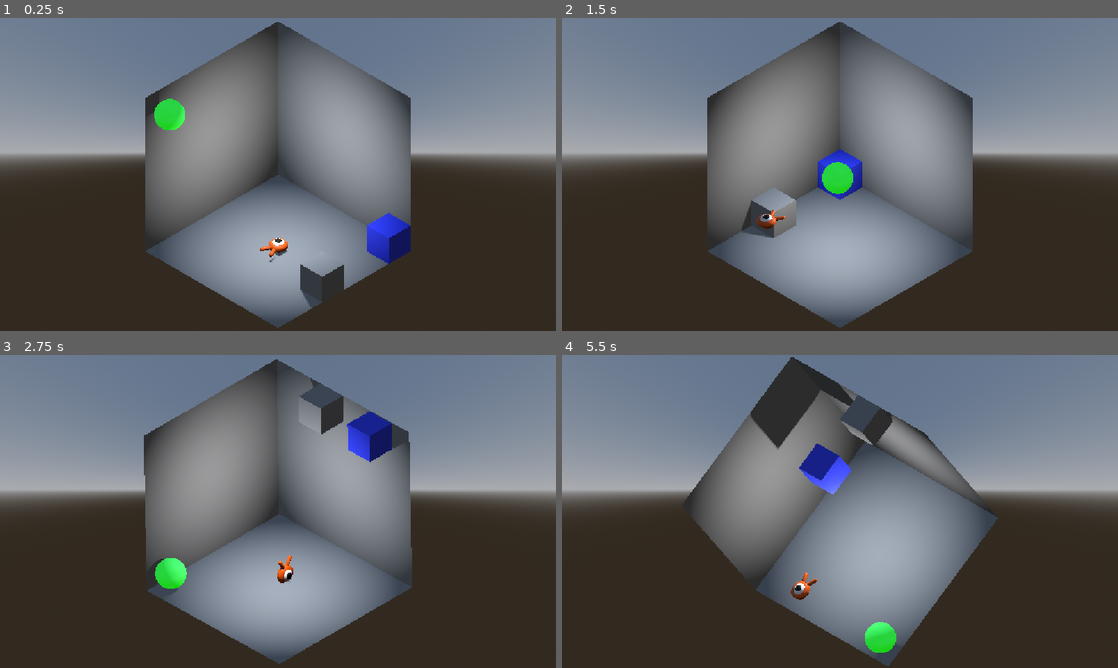
Above: before the commit, frames 1-4 (two rows, left to right).
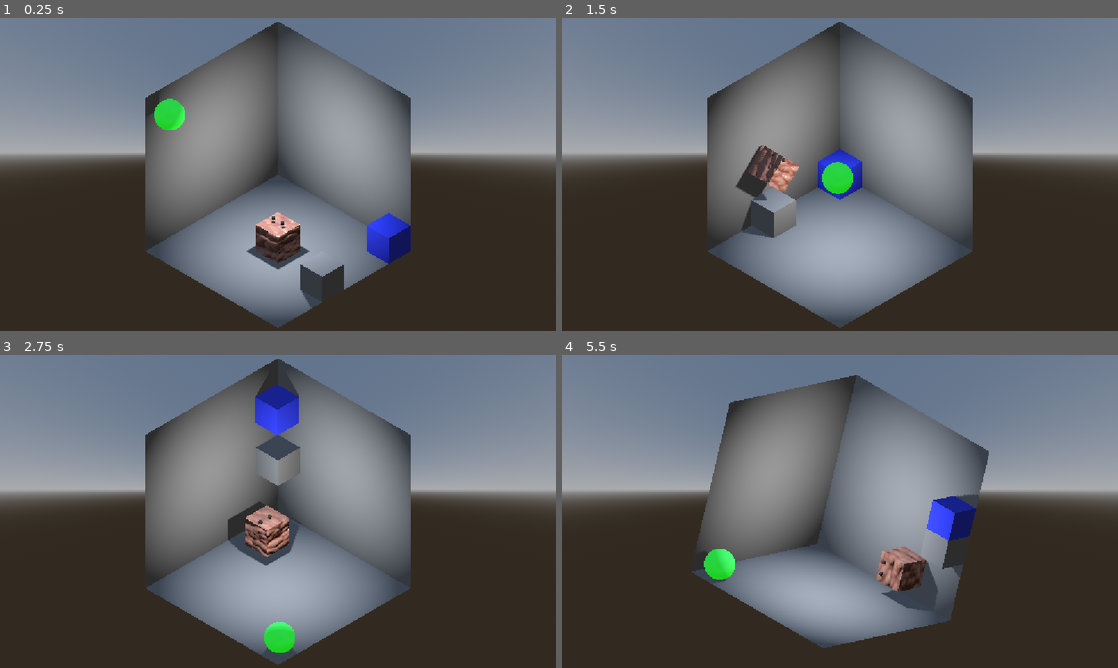
Above: after the commit, the same moments.

Repository: EncodedSpace/cube3d
Game: Godot game, scene res://main.tscn
Two runs of this game, one before a commit and one after it. Both use one fixed random seed, a clock stepped at 60 frames per second and the inputs below.
Inputs:
- Up to frame 1 (0.25 s): no input
- Up to frame 2 (1.5 s): hold Right (move_right) 0.53-1.28 s; tap Space (jump) at 0.6, 0.77, 1.07, 1.35 s; hold S (move_back) from 1.28 s (still down)
- Up to frame 3 (2.75 s): tap Space (jump) at 1.52, 1.82, 2.1 s; release S (move_back) at 2.03 s; hold Right (move_right) from 2.03 s (still down)
- Up to frame 4 (5.5 s): release Right (move_right) at 2.78 s; hold W (move_forward) 2.78-3.53 s; tap Space (jump) at 2.85, 3.02, 3.32, 3.6, 3.77, 4.07, 4.35, 4.52, 4.82, 5.1 s; hold A (move_left) 3.53-5.03 s; hold S (move_back) from 5.03 s (still down)

The runs differ from the first frame. In frame 1, 1.2% of the frame differs, in the area x 44-56%, y 62-81%; in frame 2, 1.3%; in frame 3, 6.5%; in frame 4, 22%, in the area x 22-79%, y 0-100%.

Commit message:
Add rolling cube player

Diff:
--- a/icon.svg
+++ /dev/null
@@ -1 +0,0 @@
-<svg xmlns="http://www.w3.org/2000/svg" width="128" height="128"><rect width="124" height="124" x="2" y="2" fill="#363d52" stroke="#212532" stroke-width="4" rx="14"/><g fill="#fff" transform="translate(12.322 12.322)scale(.101)"><path d="M105 673v33q407 354 814 0v-33z"/><path fill="#478cbf" d="m105 673 152 14q12 1 15 14l4 67 132 10 8-61q2-11 15-15h162q13 4 15 15l8 61 132-10 4-67q3-13 15-14l152-14V427q30-39 56-81-35-59-83-108-43 20-82 47-40-37-88-64 7-51 8-102-59-28-123-42-26 43-46 89-49-7-98 0-20-46-46-89-64 14-123 42 1 51 8 102-48 27-88 64-39-27-82-47-48 49-83 108 26 42 56 81zm0 33v39c0 276 813 276 814 0v-39l-134 12-5 69q-2 10-14 13l-162 11q-12 0-16-11l-10-65H446l-10 65q-4 11-16 11l-162-11q-12-3-14-13l-5-69z"/><path d="M483 600c0 34 58 34 58 0v-86c0-34-58-34-58 0z"/><circle cx="725" cy="526" r="90"/><circle cx="299" cy="526" r="90"/></g><g fill="#414042" transform="translate(12.322 12.322)scale(.101)"><circle cx="307" cy="532" r="60"/><circle cx="717" cy="532" r="60"/></g></svg>
--- a/main.tscn
+++ b/main.tscn
@@ -145,3 +145,4 @@
 size = 10.0
 
 [node name="Player" parent="." unique_id=1151131115 instance=ExtResource("1_ig7tw")]
+transform = Transform3D(1, 0, 0, 0, 1, 0, 0, 0, 1, 0, 0.5, 0)
--- a/player.gd
+++ b/player.gd
@@ -1,67 +1,364 @@
 extends CharacterBody3D
 
-@export var speed = 14
-@export var fall_acceleration = 75
-@export var jump_impulse = 20
-## How strongly the player must push into a wall before a face flip starts.
-@export var flip_push_threshold = 0.35
-
-var target_velocity = Vector3.ZERO
-
-@onready var cube_world: Node3D = get_parent().get_node_or_null("Node3D")
-
-
-func _physics_process(delta):
-	var direction = Vector3.ZERO
-
+
+# 每次翻滚90度所需时间。
+# 数值越大，滚动越慢。
+@export var roll_duration := 0.20
+
+# 重力和跳跃力度。
+@export var fall_acceleration := 75
+@export var jump_impulse := 15
+
+# 角色向下检测地面的距离。
+@export var floor_probe_distance := 0.08
+
+# 玩家推向墙面达到这个强度时，允许触发世界翻转。
+@export var flip_push_threshold := 0.35
+
+
+# 根据实际节点名称调整这里。
+@onready var visual_body: Node3D = $Pivot/PlayerCube/Body
+@onready var visual_face: Node3D = $Pivot/PlayerCube/Face
+
+@onready var collision_shape: CollisionShape3D = $CollisionShape3D
+
+@onready var cube_world: Node3D = \
+	get_parent().get_node_or_null("Node3D")
+
+
+# 正在执行连续翻滚时为 true。
+var moving_chain := false
+
+# 正在播放起跳前蓄力时为 true。
+var jump_preparing := false
+
+# 记录上一帧是否在地面上，用于检测落地瞬间。
+var was_on_floor := true
+
+
+func _physics_process(delta: float) -> void:
+	# 翻滚由 roll_step() 单独控制。
+	# 此时不要再执行普通 CharacterBody3D 移动。
+	if moving_chain:
+		velocity = Vector3.ZERO
+		return
+
+	# 起跳蓄力期间保持角色静止。
+	if jump_preparing:
+		velocity = Vector3.ZERO
+		return
+
+	var direction := get_input_direction()
+
+	# is_on_floor() 在 move_and_slide() 后最可靠。
+	# 向下测试用于翻滚结束后的补充判断。
+	var grounded := is_on_floor() or has_floor_below()
+
+	if grounded:
+		# 落地后清除向下速度。
+		if velocity.y < 0.0:
+			velocity.y = 0.0
+
+		# 空格键起跳。
+		if Input.is_action_just_pressed("jump"):
+			start_jump()
+			return
+
+		# 地面上有方向输入时开始翻滚。
+		if direction != Vector3.ZERO:
+			start_move_chain(direction)
+			return
+	else:
+		# 空中持续施加重力。
+		velocity.y -= fall_acceleration * delta
+
+	# 不使用普通水平平移。
+	# 水平运动全部由方块翻滚完成。
+	velocity.x = 0.0
+	velocity.z = 0.0
+
+	move_and_slide()
+
+	# 保留队友原来的墙面翻转检测。
+	try_face_flip(direction)
+
+	# 检测从空中落到地面的瞬间。
+	var on_floor_now := is_on_floor()
+
+	if not was_on_floor and on_floor_now:
+		visual_body.land_squash()
+
+	was_on_floor = on_floor_now
+
+
+# 起跳流程：
+# 先播放压缩蓄力，再赋予向上速度。
+func start_jump() -> void:
+	jump_preparing = true
+	velocity = Vector3.ZERO
+
+	await visual_body.jump_takeoff()
+
+	velocity.y = jump_impulse
+	jump_preparing = false
+	was_on_floor = false
+
+
+# 开始一串连续翻滚。
+func start_move_chain(first_direction: Vector3) -> void:
+	moving_chain = true
+	velocity = Vector3.ZERO
+
+	var direction := first_direction
+
+	# 眼睛提前看向移动方向。
+	visual_face.look_direction(direction)
+
+	# 一串滚动只在最开始蓄力一次。
+	await visual_body.start_squash()
+
+	while direction != Vector3.ZERO:
+		var step_distance := get_step_distance(direction)
+
+		# 先测试前方是否存在墙体。
+		# test_only = true，因此这里只检测，不真正移动。
+		var test_collision := move_and_collide(
+			direction * step_distance,
+			true
+		)
+
+		if test_collision:
+			try_flip_from_normal(
+				test_collision.get_normal(),
+				direction
+			)
+			break
+
+		visual_face.look_direction(direction)
+
+		# 执行一次碰撞安全的90度翻滚。
+		var roll_succeeded := await roll_step(
+			direction,
+			step_distance
+		)
+
+		if not roll_succeeded:
+			break
+
+		# 翻滚后如果前方已经没有地面，则结束滚动并开始下落。
+		if not has_floor_below():
+			break
+
+		# 继续读取当前按住的方向。
+		direction = get_input_direction()
+
+	# 只有仍在地面上时才播放落地回弹。
+	if has_floor_below():
+		await visual_body.end_squash()
+
+	moving_chain = false
+
+	# 翻滚函数没有调用 move_and_slide()，
+	# 因此这里手动更新地面记录。
+	was_on_floor = has_floor_below()
+
+
+# 执行一次真正的方块翻滚。
+# CharacterBody3D 的中心沿底边圆弧移动，
+# Body 同时旋转90度。
+func roll_step(
+	direction: Vector3,
+	step_distance: float
+) -> bool:
+	var start_position := global_position
+	var start_body_basis := visual_body.basis
+
+	var cube_height := get_cube_height()
+	var half_height := cube_height * 0.5
+	var half_step := step_distance * 0.5
+
+	# 当前方块将围绕的底边中心。
+	var pivot_position := (
+		start_position
+		+ direction * half_step
+		+ Vector3.DOWN * half_height
+	)
+
+	# 翻滚旋转轴。
+	var axis := Vector3.UP.cross(direction).normalized()
+
+	var elapsed := 0.0
+
+	while elapsed < roll_duration:
+		await get_tree().physics_frame
+
+		elapsed += get_physics_process_delta_time()
+
+		var progress := clampf(
+			elapsed / roll_duration,
+			0.0,
+			1.0
+		)
+
+		var angle := deg_to_rad(90.0) * progress
+
+		# 计算这一帧角色中心应该处于的圆弧位置。
+		var desired_position := (
+			pivot_position
+			+ (start_position - pivot_position).rotated(
+				axis,
+				angle
+			)
+		)
+
+		var frame_motion := desired_position - global_position
+
+		# 每一帧都使用 move_and_collide，
+		# 防止 Tween 直接修改坐标造成穿墙。
+		var collision := move_and_collide(frame_motion)
+
+		if collision:
+			# 中途发生碰撞时恢复到翻滚前状态。
+			global_position = start_position
+			visual_body.basis = start_body_basis
+			return false
+
+		# 身体同步旋转，但眼睛不会跟着翻。
+		visual_body.basis = (
+			Basis(axis, angle) *
+			start_body_basis
+		).orthonormalized()
+
+	# 最终位置严格对齐一个方块边长。
+	var final_position := (
+		start_position
+		+ direction * step_distance
+	)
+
+	var correction := final_position - global_position
+
+	if correction.length() > 0.0001:
+		var final_collision := move_and_collide(correction)
+
+		if final_collision:
+			global_position = start_position
+			visual_body.basis = start_body_basis
+			return false
+
+	# 最终旋转严格对齐90度，消除浮点误差。
+	visual_body.basis = (
+		Basis(axis, deg_to_rad(90.0)) *
+		start_body_basis
+	).orthonormalized()
+
+	return true
+
+
+# 根据碰撞盒实际尺寸计算每一步的移动距离。
+# 不再把步长写死为1。
+func get_step_distance(direction: Vector3) -> float:
+	var box_shape := collision_shape.shape as BoxShape3D
+
+	if box_shape == null:
+		return 1.0
+
+	var shape_scale := collision_shape.global_basis.get_scale()
+	var world_size := box_shape.size * shape_scale.abs()
+
+	if absf(direction.x) > 0.5:
+		return world_size.x
+
+	return world_size.z
+
+
+# 获取碰撞盒实际高度。
+func get_cube_height() -> float:
+	var box_shape := collision_shape.shape as BoxShape3D
+
+	if box_shape == null:
+		return 1.0
+
+	var shape_scale := collision_shape.global_basis.get_scale()
+
+	return box_shape.size.y * absf(shape_scale.y)
+
+
+# 检测角色脚下是否仍然有地面。
+func has_floor_below() -> bool:
+	return test_move(
+		global_transform,
+		Vector3.DOWN * floor_probe_distance
+	)
+
+
+# 方格移动只允许四个方向，不允许斜向翻滚。
+func get_input_direction() -> Vector3:
 	if Input.is_action_pressed("move_right"):
-		direction.x += 1
-	if Input.is_action_pressed("move_left"):
-		direction.x -= 1
-	if Input.is_action_pressed("move_back"):
-		direction.z += 1
-	if Input.is_action_pressed("move_forward"):
-		direction.z -= 1
-
-	if direction != Vector3.ZERO:
-		direction = direction.normalized()
-		$Pivot.basis = Basis.looking_at(direction)
-
-	target_velocity.x = direction.x * speed
-	target_velocity.z = direction.z * speed
-
-	if not is_on_floor():
-		target_velocity.y = target_velocity.y - (fall_acceleration * delta)
-	elif Input.is_action_just_pressed("jump"):
-		target_velocity.y = jump_impulse
-
-	velocity = target_velocity
-	move_and_slide()
-
-	_try_face_flip(direction)
-
-
-func _try_face_flip(input_dir: Vector3) -> void:
-	if cube_world == null or not cube_world.has_method("can_flip"):
-		return
+		return Vector3.RIGHT
+
+	elif Input.is_action_pressed("move_left"):
+		return Vector3.LEFT
+
+	elif Input.is_action_pressed("move_forward"):
+		return Vector3.FORWARD
+
+	elif Input.is_action_pressed("move_back"):
+		return Vector3.BACK
+
+	return Vector3.ZERO
+
+
+# 翻滚前检测到墙体时，尝试触发大立方体世界翻转。
+func try_flip_from_normal(
+	normal: Vector3,
+	input_direction: Vector3
+) -> void:
+	if cube_world == null:
+		return
+
+	if not cube_world.has_method("can_flip"):
+		return
+
 	if not cube_world.can_flip():
 		return
 
+	# 地面不触发世界翻转。
+	if normal.y > 0.55:
+		return
+
+	var into_surface := -normal
+	var push_strength := input_direction.dot(into_surface)
+
+	if push_strength < flip_push_threshold:
+		return
+
+	cube_world.request_flip(normal, self)
+
+
+# 普通物理移动后的墙面检测。
+# 主要用于跳跃过程中撞到墙面等情况。
+func try_face_flip(input_direction: Vector3) -> void:
+	if cube_world == null:
+		return
+
+	if not cube_world.has_method("can_flip"):
+		return
+
+	if not cube_world.can_flip():
+		return
+
 	for i in get_slide_collision_count():
-		var col := get_slide_collision(i)
-		var normal := col.get_normal()
-
-		# Floor contact — ignore. Walls and ceiling can flip.
+		var collision := get_slide_collision(i)
+		var normal := collision.get_normal()
+
+		# 忽略地面。
 		if normal.y > 0.55:
 			continue
 
-		# Must be pressing into the surface.
 		var into_surface := -normal
-		var push := maxf(
-			input_dir.dot(into_surface),
-			velocity.dot(into_surface) / maxf(speed, 0.001)
-		)
-		if push < flip_push_threshold:
+		var push_strength := input_direction.dot(into_surface)
+
+		if push_strength < flip_push_threshold:
 			continue
 
 		if cube_world.request_flip(normal, self):
--- a/player.tscn
+++ b/player.tscn
@@ -1,18 +1,16 @@
 [gd_scene format=3 uid="uid://ceuu150fmggvr"]
 
-[ext_resource type="PackedScene" uid="uid://0cbd464vy26g" path="res://art/player.glb" id="1_4flbx"]
 [ext_resource type="Script" uid="uid://bs6l2gn6h6g1d" path="res://player.gd" id="1_onrkg"]
+[ext_resource type="PackedScene" uid="uid://crrqqemegc4kj" path="res://player_visual/player_cube.tscn" id="2_i3pqv"]
 
-[sub_resource type="SphereShape3D" id="SphereShape3D_a7i5e"]
-radius = 0.8
+[sub_resource type="BoxShape3D" id="BoxShape3D_hqtel"]
 
 [node name="Player" type="CharacterBody3D" unique_id=1151131115]
-transform = Transform3D(0.3, 0, 0, 0, 0.3, 0, 0, 0, 0.3, 0, 0, 0)
 script = ExtResource("1_onrkg")
 
 [node name="Pivot" type="Node3D" parent="." unique_id=1663281541]
 
-[node name="Character" parent="Pivot" unique_id=663027302 instance=ExtResource("1_4flbx")]
+[node name="PlayerCube" parent="Pivot" unique_id=587664388 instance=ExtResource("2_i3pqv")]
 
 [node name="CollisionShape3D" type="CollisionShape3D" parent="." unique_id=866199691]
-shape = SubResource("SphereShape3D_a7i5e")
+shape = SubResource("BoxShape3D_hqtel")
--- /dev/null
+++ b/player_visual/Body.gd
@@ -0,0 +1,143 @@
+extends Node3D
+
+# 所有身体形变共用一个 Tween。
+# 新动作开始时会停止旧动作，避免多个缩放动画互相打架。
+var shape_tween: Tween
+
+
+func _ready() -> void:
+	scale = Vector3.ONE
+
+
+# 停止当前身体形变动画。
+func stop_shape_tween() -> void:
+	if shape_tween:
+		shape_tween.kill()
+
+	shape_tween = null
+
+
+# 连续滚动开始前的轻微蓄力。
+func start_squash() -> void:
+	stop_shape_tween()
+
+	shape_tween = create_tween()
+	shape_tween.set_trans(Tween.TRANS_SINE)
+	shape_tween.set_ease(Tween.EASE_OUT)
+
+	# 快速轻微压缩。
+	shape_tween.tween_property(
+		self,
+		"scale",
+		Vector3(1.04, 0.96, 1.04),
+		0.02
+	)
+
+	# 快速恢复。
+	shape_tween.tween_property(
+		self,
+		"scale",
+		Vector3.ONE,
+		0.02
+	)
+
+	await shape_tween.finished
+
+
+# 一串连续滚动结束后的落地回弹。
+func end_squash() -> void:
+	stop_shape_tween()
+
+	shape_tween = create_tween()
+	shape_tween.set_trans(Tween.TRANS_SINE)
+	shape_tween.set_ease(Tween.EASE_OUT)
+
+	# 落地瞬间压扁。
+	shape_tween.tween_property(
+		self,
+		"scale",
+		Vector3(1.10, 0.90, 1.10),
+		0.08
+	)
+
+	# 较慢地恢复原形。
+	shape_tween.tween_property(
+		self,
+		"scale",
+		Vector3.ONE,
+		0.20
+	)
+
+	await shape_tween.finished
+
+
+# 起跳动画。
+# 先压缩，压缩结束后函数返回，让 Player 真正起跳。
+# 随后的拉伸与恢复会自动继续播放。
+func jump_takeoff() -> void:
+	stop_shape_tween()
+
+	shape_tween = create_tween()
+	shape_tween.set_trans(Tween.TRANS_SINE)
+	shape_tween.set_ease(Tween.EASE_OUT)
+
+	# 起跳前短暂压缩蓄力。
+	shape_tween.tween_property(
+		self,
+		"scale",
+		Vector3(1.1, 0.85, 1.10),
+		0.09
+	)
+
+	await shape_tween.finished
+
+	# 离地时纵向拉长。
+	shape_tween = create_tween()
+	shape_tween.set_trans(Tween.TRANS_SINE)
+	shape_tween.set_ease(Tween.EASE_OUT)
+
+	shape_tween.tween_property(
+		self,
+		"scale",
+		Vector3(0.80,1.50,0.80),
+		0.10
+	)
+
+	# 空中恢复正常形状。
+	shape_tween.tween_property(
+		self,
+		"scale",
+		Vector3.ONE,
+		0.20
+	)
+
+
+# 跳跃落地动画。
+func land_squash() -> void:
+	stop_shape_tween()
+
+	shape_tween = create_tween()
+	shape_tween.set_trans(Tween.TRANS_SINE)
+	shape_tween.set_ease(Tween.EASE_OUT)
+
+	# 落地瞬间明显压扁。
+	shape_tween.tween_property(
+		self,
+		"scale",
+		Vector3(1.12, 0.50, 1.12),
+		0.08
+	)
+	# 轻微反向回弹
+	shape_tween.tween_property(
+		self,
+		"scale",
+		Vector3(0.90, 1.20, 0.90),
+		0.10
+	)
+	# 柔和恢复。
+	shape_tween.tween_property(
+		self,
+		"scale",
+		Vector3.ONE,
+		0.22
+	)
--- /dev/null
+++ b/player_visual/Face.gd
@@ -0,0 +1,97 @@
+extends Node3D
+
+@onready var eyes_visual: Node3D = $EyesVisual
+
+@export var face_offset := 0.3
+@export var base_height := 0.6
+
+@export var move_time := 0.5
+@export var rotate_time := 0.12
+
+var face_tween: Tween
+
+
+func look_direction(direction: Vector3) -> void:
+	var target_position := Vector3(
+		direction.x * face_offset,
+		base_height,
+		direction.z * face_offset
+	)
+
+	var target_rotation := 0.0
+
+	if direction == Vector3.RIGHT:
+		target_rotation = deg_to_rad(90.0)
+	elif direction == Vector3.LEFT:
+		target_rotation = deg_to_rad(-90.0)
+	elif direction == Vector3.FORWARD:
+		target_rotation = deg_to_rad(180.0)
+	elif direction == Vector3.BACK:
+		target_rotation = 0.0
+
+	if face_tween:
+		face_tween.kill()
+
+	var start_position := eyes_visual.position
+	var start_rotation := eyes_visual.rotation.y
+
+	face_tween = create_tween()
+	face_tween.set_parallel(true)
+	face_tween.set_trans(Tween.TRANS_SINE)
+	face_tween.set_ease(Tween.EASE_IN_OUT)
+
+	# 位置平滑过渡
+	face_tween.tween_method(
+		func(value: float):
+			eyes_visual.position = start_position.lerp(
+				target_position,
+				value
+			),
+		0.0,
+		1.0,
+		move_time
+	)
+
+	# 旋转平滑过渡
+	face_tween.tween_method(
+		func(value: float):
+			eyes_visual.rotation.y = lerp_angle(
+				start_rotation,
+				target_rotation,
+				value
+			),
+		0.0,
+		1.0,
+		rotate_time
+	)
+var travel_tween: Tween
+
+
+func move_with_roll(direction: Vector3, duration: float) -> void:
+	if travel_tween:
+		travel_tween.kill()
+
+	var pivot := (Vector3.DOWN + direction) * 0.5
+	var axis := Vector3.UP.cross(direction).normalized()
+
+	travel_tween = create_tween()
+	travel_tween.set_trans(Tween.TRANS_LINEAR)
+
+	travel_tween.tween_method(
+		func(progress: float):
+			# 沿着和方块相同的圆弧移动，但眼睛自身不翻转
+			position = pivot + (-pivot).rotated(
+				axis,
+				deg_to_rad(90.0) * progress
+			),
+		0.0,
+		1.0,
+		duration
+	)
+
+
+func finish_roll() -> void:
+	if travel_tween:
+		travel_tween.kill()
+
+	position = Vector3.ZERO
--- /dev/null
+++ b/player_visual/player_cube.tscn
@@ -0,0 +1,88 @@
+[gd_scene format=3 uid="uid://crrqqemegc4kj"]
+
+[ext_resource type="Texture2D" uid="uid://b7c40itvfyyct" path="res://player_visual/textures/01/TCom_Gore_1K_albedo.png" id="2_88rhx"]
+[ext_resource type="Script" uid="uid://njeaqpse8wdi" path="res://player_visual/Body.gd" id="2_k71v5"]
+[ext_resource type="Texture2D" uid="uid://utp42jogdlh8" path="res://player_visual/textures/01/TCom_Gore_1K_ao.png" id="3_efkua"]
+[ext_resource type="Texture2D" uid="uid://dibummlwmyf4a" path="res://player_visual/textures/01/TCom_Gore_1K_height.png" id="4_dteel"]
+[ext_resource type="Script" uid="uid://2tea8chkjncm" path="res://player_visual/Face.gd" id="4_i3gw7"]
+[ext_resource type="Texture2D" uid="uid://c5ckb5nc5cbsh" path="res://player_visual/textures/01/TCom_Gore_1K_normal.png" id="5_n5w12"]
+[ext_resource type="Texture2D" uid="uid://c566pr5d5yi4p" path="res://player_visual/textures/01/TCom_Gore_1K_roughness.png" id="6_ck6u1"]
+
+[sub_resource type="GDScript" id="GDScript_273r3"]
+script/source = "extends Node3D
+
+#呼吸起伏幅度
+@export var breath_amount := 0.06
+#一次呼吸所需秒数
+@export var breath_cycle := 2.5
+
+var breathing := true
+var phase := 0.0
+var breath_weight := 1.0
+
+
+func _process(delta: float) -> void:
+	phase += delta * TAU / breath_cycle
+
+	var target_weight := 1.0 if breathing else 0.0
+	breath_weight = move_toward(
+		breath_weight,
+		target_weight,
+		delta * 5.0
+	)
+
+	var wave := sin(phase) * breath_amount * breath_weight
+	var scale_y := 1.0 + wave
+	var scale_xz := 1.0 - wave * 0.10
+
+	scale = Vector3(scale_xz, scale_y, scale_xz)
+
+	# 保持方块底部基本不动
+	position.y = (scale_y - 1.0) * 0.5
+"
+
+[sub_resource type="StandardMaterial3D" id="StandardMaterial3D_0xm2m"]
+albedo_texture = ExtResource("2_88rhx")
+roughness_texture = ExtResource("6_ck6u1")
+normal_enabled = true
+normal_texture = ExtResource("5_n5w12")
+ao_enabled = true
+ao_light_affect = 0.5
+ao_texture = ExtResource("3_efkua")
+heightmap_enabled = true
+heightmap_texture = ExtResource("4_dteel")
+
+[sub_resource type="BoxMesh" id="BoxMesh_fdgck"]
+material = SubResource("StandardMaterial3D_0xm2m")
+
+[sub_resource type="StandardMaterial3D" id="StandardMaterial3D_552cn"]
+albedo_color = Color(0.2, 0.2, 0.2, 1)
+roughness = 0.24
+
+[sub_resource type="SphereMesh" id="SphereMesh_fdgck"]
+material = SubResource("StandardMaterial3D_552cn")
+
+[node name="PlayerCube" type="Node3D" unique_id=587664388]
+
+[node name="Body" type="Node3D" parent="." unique_id=1890089261]
+script = ExtResource("2_k71v5")
+
+[node name="BodyVisual" type="Node3D" parent="Body" unique_id=248408449]
+script = SubResource("GDScript_273r3")
+
+[node name="MeshInstance3D" type="MeshInstance3D" parent="Body/BodyVisual" unique_id=1883568359]
+mesh = SubResource("BoxMesh_fdgck")
+
+[node name="Face" type="Node3D" parent="." unique_id=370727281]
+script = ExtResource("4_i3gw7")
+
+[node name="EyesVisual" type="Node3D" parent="Face" unique_id=462859982]
+transform = Transform3D(1, 0, 0, 0, 1, 0, 0, 0, 1, 0, 0.7, 0)
+
+[node name="Eye_L" type="MeshInstance3D" parent="Face/EyesVisual" unique_id=245697957]
+transform = Transform3D(0.12, 0, 0, 0, 0.15, 0, 0, 0, 0.12, -0.2, 0, 0)
+mesh = SubResource("SphereMesh_fdgck")
+
+[node name="Eye_R" type="MeshInstance3D" parent="Face/EyesVisual" unique_id=666010548]
+transform = Transform3D(0.12, 0, 0, 0, 0.15, 0, 0, 0, 0.12, 0.2, 0, 0)
+mesh = SubResource("SphereMesh_fdgck")
--- a/project.godot
+++ b/project.godot
@@ -13,7 +13,6 @@
 config/name="3dtest"
 run/main_scene="uid://cmweiqu8nsrga"
 config/features=PackedStringArray("4.7", "GL Compatibility")
-config/icon="res://icon.svg"
 
 [display]
 
Binary file removed: art/player.glb
Not shown, removed: art/player.glb.import
Not shown, added: player_visual/Body.gd.uid
Not shown, added: player_visual/Face.gd.uid
Binary file added: player_visual/textures/01/TCom_Gore_1K_albedo.png
Not shown, added: player_visual/textures/01/TCom_Gore_1K_albedo.png.import
Binary file added: player_visual/textures/01/TCom_Gore_1K_ao.png
Not shown, added: player_visual/textures/01/TCom_Gore_1K_ao.png.import
Binary file added: player_visual/textures/01/TCom_Gore_1K_height.png
Not shown, added: player_visual/textures/01/TCom_Gore_1K_height.png.import
Binary file added: player_visual/textures/01/TCom_Gore_1K_normal.png
Not shown, changed: player_visual/textures/01/TCom_Gore_1K_normal.png.import
(and 2 more such lines)
